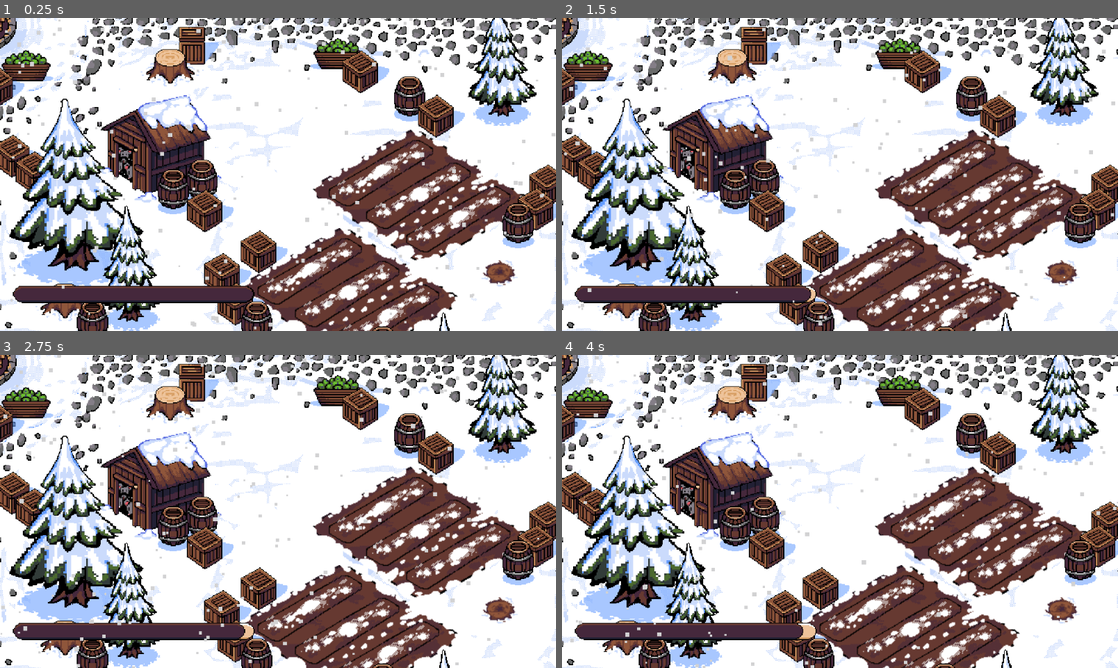
Above: before the commit, frames 1-4 (two rows, left to right).
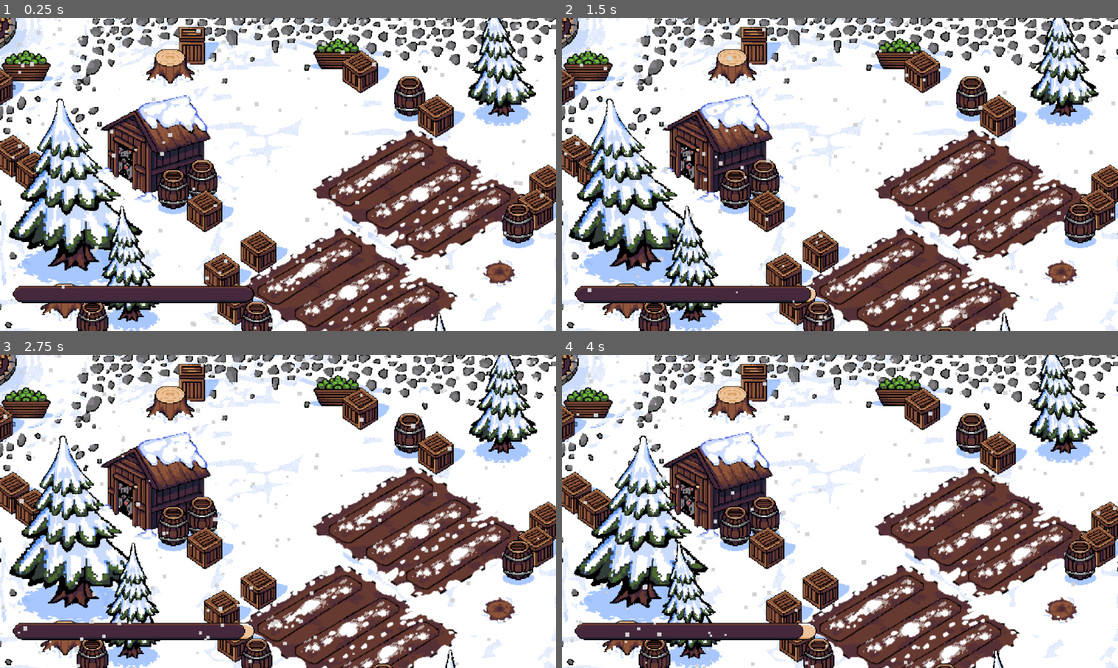
Above: after the commit, the same moments.

Repository: 0xspiderr/itec-2026
Game: Godot game, scene res://_level/level_1.tscn
The game is run twice, just before and just after one commit, with the same random seed, the same clock (stepped at 60 frames per second) and the same inputs. This scene is started directly instead of the project's main scene.
Inputs:
- Up to frame 1 (0.25 s): no input
- Up to frame 2 (1.5 s): hold D (right) 0.53-1.28 s; hold E (pickup) 0.53-1.28 s; hold Down (down) from 1.28 s (still down); tap E (pickup) at 1.35 s
- Up to frame 3 (2.75 s): release Down (down) at 2.03 s; hold D (right) from 2.03 s (still down); hold E (pickup) from 2.03 s (still down)
- Up to frame 4 (4 s): release D (right) at 2.78 s; release E (pickup) at 2.78 s; hold W (up) 2.78-3.53 s; tap E (pickup) at 2.85 s; hold A (left) from 3.53 s (still down); hold E (pickup) from 3.53 s (still down)

The runs differ from the first frame. In frame 1, 5.3% of the frame differs, in the area x 1-100%, y 0-100%; in frame 2, 5.9%; in frame 3, 4.5%; in frame 4, 7.4%.

Commit message:
added: tree sway shader

Diff:
--- a/Environment_scenes/tree_large.tscn
+++ b/Environment_scenes/tree_large.tscn
@@ -1,11 +1,21 @@
 [gd_scene format=3 uid="uid://htan51e6eu4a"]
 
+[ext_resource type="Shader" uid="uid://biij76ntodusg" path="res://Environment_scenes/wind.gdshader" id="1_0rhgj"]
 [ext_resource type="Texture2D" uid="uid://5nsi83gyu3if" path="res://Assets/Environment_objects/Trees/pine_tree_large.png" id="1_jdybi"]
+
+[sub_resource type="ShaderMaterial" id="ShaderMaterial_clxm6"]
+shader = ExtResource("1_0rhgj")
+shader_parameter/start_y = 0.3
+shader_parameter/strength = 0.15
+shader_parameter/curve_scale = 0.1450000068875
+shader_parameter/speed = 1.1010000522975
+shader_parameter/wind_start = 0.0
 
 [node name="Tree_large" type="StaticBody2D" unique_id=798609427]
 
 [node name="Sprite2D" type="Sprite2D" parent="." unique_id=2109559139]
 texture_filter = 1
+material = SubResource("ShaderMaterial_clxm6")
 position = Vector2(3, -63)
 texture = ExtResource("1_jdybi")
 
--- a/Environment_scenes/tree_small.tscn
+++ b/Environment_scenes/tree_small.tscn
@@ -1,11 +1,21 @@
 [gd_scene format=3 uid="uid://32y77v0gdfej"]
 
+[ext_resource type="Shader" uid="uid://biij76ntodusg" path="res://Environment_scenes/wind.gdshader" id="1_54dl4"]
 [ext_resource type="Texture2D" uid="uid://87bjq8oqao2a" path="res://Assets/Environment_objects/Trees/pine_tree_small.png" id="1_kxt3m"]
+
+[sub_resource type="ShaderMaterial" id="ShaderMaterial_c311g"]
+shader = ExtResource("1_54dl4")
+shader_parameter/start_y = 0.3
+shader_parameter/strength = 0.15
+shader_parameter/curve_scale = 0.2870000136325
+shader_parameter/speed = 2.0
+shader_parameter/wind_start = 0.0
 
 [node name="Tree_small" type="StaticBody2D" unique_id=175747846]
 
 [node name="Sprite2D" type="Sprite2D" parent="." unique_id=1851076419]
 texture_filter = 1
+material = SubResource("ShaderMaterial_c311g")
 position = Vector2(0, -43)
 texture = ExtResource("1_kxt3m")
 
--- a/Environment_scenes/tree_tall.tscn
+++ b/Environment_scenes/tree_tall.tscn
@@ -1,11 +1,21 @@
 [gd_scene format=3 uid="uid://c00h3fgloador"]
 
 [ext_resource type="Texture2D" uid="uid://b83hrke5uqce1" path="res://Assets/Environment_objects/Trees/pine_tree_tall.png" id="1_40t0v"]
+[ext_resource type="Shader" uid="uid://biij76ntodusg" path="res://Environment_scenes/wind.gdshader" id="1_kw3u7"]
+
+[sub_resource type="ShaderMaterial" id="ShaderMaterial_nrkka"]
+shader = ExtResource("1_kw3u7")
+shader_parameter/start_y = 0.3
+shader_parameter/strength = 0.15
+shader_parameter/curve_scale = 0.0450000021375
+shader_parameter/speed = 1.0450000496375
+shader_parameter/wind_start = 0.0
 
 [node name="Tree_tall" type="StaticBody2D" unique_id=1308694422]
 
 [node name="Sprite2D" type="Sprite2D" parent="." unique_id=1114590876]
 texture_filter = 1
+material = SubResource("ShaderMaterial_nrkka")
 position = Vector2(3, -95)
 texture = ExtResource("1_40t0v")
 
--- /dev/null
+++ b/Environment_scenes/wind.gdshader
@@ -0,0 +1,30 @@
+shader_type canvas_item;
+
+uniform float start_y: hint_range(0, 1) = .3;
+uniform float strength: hint_range(0, 1) = .15;
+uniform float curve_scale: hint_range(0, 3) = 1.5;
+uniform float speed : hint_range(0, 10) = 2;
+uniform float wind_start: hint_range(-1.57, 1.57) = 0;
+varying vec4 v_color;
+
+void vertex() {
+    v_color = COLOR;
+    float scale = (pow(2.0, curve_scale) * strength * 2.0);
+    VERTEX *= 1. + scale;
+}
+
+void fragment() {
+    float scale = (pow(2.0, curve_scale) * strength * 2.0);
+	float total_scale = 1.0 + scale;
+	vec2 local_uv = (UV - REGION_RECT.xy) / REGION_RECT.zw;
+	vec2 adjusted_local_uv = (local_uv - 0.5) * total_scale + 0.5;
+
+	vec2 wind_uv = adjusted_local_uv;
+	wind_uv.x += sin(TIME * speed + wind_start) * smoothstep(start_y , 1. + start_y , pow((1. - wind_uv.y),  .5 )) * pow((1. - wind_uv.y + 1.), curve_scale) * strength;
+	if (wind_uv.x < 0.0 || wind_uv.x > 1.0 || wind_uv.y < 0.0 || wind_uv.y > 1.0) {
+		discard;
+	}
+
+	vec2 wind_final_uv = wind_uv * REGION_RECT.zw + REGION_RECT.xy;
+	COLOR = texture(TEXTURE, wind_final_uv) * v_color;
+}
--- a/_mainMenu/mainMenu.tscn
+++ b/_mainMenu/mainMenu.tscn
@@ -82,8 +82,7 @@
 size_flags_vertical = 4
 theme_override_fonts/font = ExtResource("2_b531r")
 theme_override_font_sizes/font_size = 8
-text = "a"
-placeholder_text = "Name"
+placeholder_text = "Your name"
 alignment = 1
 
 [node name="Connect" type="Button" parent="menuContainer/Panel/menuContainer" unique_id=687210997]
Not shown, added: Environment_scenes/wind.gdshader.uid
